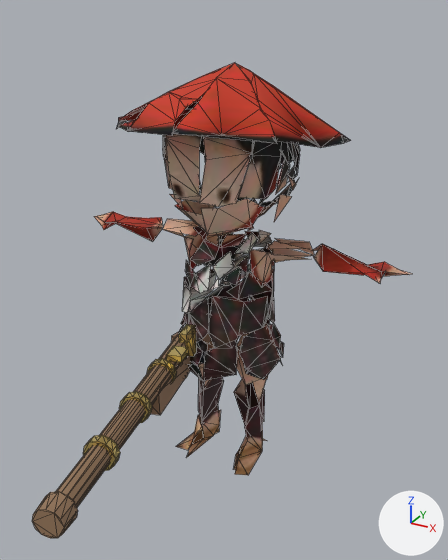
The glTF model assets/hisha_red_idle.glb: old version first, new version second.
Camera for both pictures: a 50 mm lens placed at (0.521, -0.803, 0.778), pointed at (0.113, -0.06, 0.407). Lighting does not change. The marker at lower right points along +X, +Y and +Z. The picture after the commit comes second. Mesh edges are drawn as thin lines. Where no turn or scale is listed for an object, it has been applied to the vertices. Vertices at exactly the same position are counted once.

Objects in the first picture: 'hisha_red_hi'.
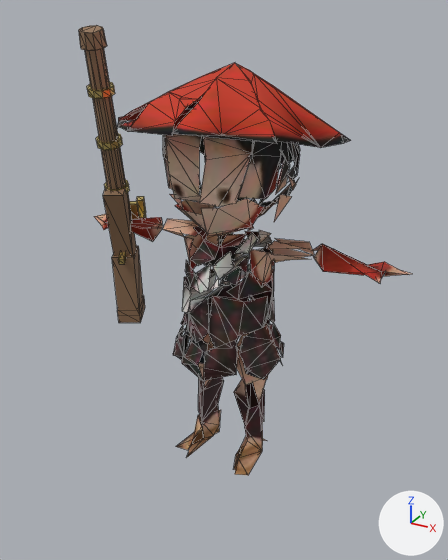
The newer file is also turned or shifted as a whole; pictures and numbers use the older file's frame.

The change, as a list of edits to the scene's bpy script:
```text
Add mat_gun_red_stock:
    mat_gun_red_stock = principled_material('gun_red_stock')
    mat_gun_red_stock.base_color = (0.26, 0.15, 0.08)  # brown #8b6c50
    mat_gun_red_stock.roughness = 0.72
Change me_hisha_red_hi:
    used by ob_hisha_red_hi; location = (0.059, 0.061, -0.004)
    remove me_hisha_red_hi.from_pydata(...)  # 1005 vertices, 904 faces; spans x -0.295..0.299, y -0.51..0.182, z 0.004..0.707
    add me_hisha_red_hi.from_pydata(...)  # 985 vertices, 864 faces; spans x -0.295..0.299, y -0.179..0.182, z 0.004..0.758
    me_hisha_red_hi part 1: the loose piece of 8 vertices spanning x -0.029..-0.007, y -0.136..-0.096, z 0.29..0.308 is multiplied about its middle by the matrix ((0.864, 0.087, -0.375), (0.315, 0.367, 0.813), (0.22, -0.868, 0.306)), then moved by (-0.198, 0.164, 0.141)
    me_hisha_red_hi part 2: the loose piece of 8 vertices spanning x -0.043..-0.009, y -0.152..-0.113, z 0.26..0.274 is multiplied about its middle by the matrix ((0.864, 0.087, -0.375), (0.315, 0.367, 0.813), (0.22, -0.868, 0.306)), then moved by (-0.187, 0.146, 0.175)
    me_hisha_red_hi part 3: the loose piece of 8 vertices spanning x -0.062..-0.047, y -0.08..-0.065, z 0.183..0.213 is multiplied about its middle by the matrix ((0.864, 0.087, -0.375), (0.315, 0.367, 0.813), (0.22, -0.868, 0.306)), then moved by (-0.151, 0.042, 0.169)
    me_hisha_red_hi part 4: a new loose piece of 20 vertices spanning x -0.208..-0.167, y -0.11..-0.067, z 0.724..0.758, in mat_gun_red_barrel (brown #957659)
    me_hisha_red_hi part 5: a new loose piece of 20 vertices spanning x -0.216..-0.173, y -0.091..-0.047, z 0.653..0.676, in mat_gun_red_gold (yellow #edd481)
    me_hisha_red_hi part 6: a new loose piece of 20 vertices spanning x -0.225..-0.182, y -0.069..-0.025, z 0.568..0.591, in mat_gun_red_gold (yellow #edd481)
    me_hisha_red_hi part 7: a new loose piece of 20 vertices spanning x -0.234..-0.191, y -0.047..-0.003, z 0.483..0.506, in mat_gun_red_gold (yellow #edd481)
    me_hisha_red_hi part 8: the loose piece of 24 vertices spanning x -0.007..0.04, y -0.39..-0.366, z 0.237..0.283 is deleted
    me_hisha_red_hi part 9: the loose piece of 24 vertices spanning x -0.033..0.014, y -0.281..-0.258, z 0.231..0.277 is deleted
    me_hisha_red_hi part 10: the loose piece of 24 vertices spanning x 0.019..0.066, y -0.51..-0.474, z 0.244..0.287 is deleted
    me_hisha_red_hi part 11: the loose piece of 8 vertices spanning x -0.031..-0.012, y -0.109..-0.088, z 0.253..0.302 is deleted
    me_hisha_red_hi part 12
    42 vertices are removed from x -0.062..0.06, y -0.502..-0.048, z 0.213..0.282
    94 faces are deleted
    22 vertices move from x -0.112..-0.024, y -0.159..0.082, z 0.16..0.258 to x -0.251..-0.186, y -0.035..0.038, z 0.23..0.42
    30 vertices are added at x -0.249..-0.172, y -0.104..0.06, z 0.352..0.747
    32 new faces join them, mat_gun_red_barrel (brown #957659)
    22 new faces join them, mat_gun_red_stock (brown #8b6c50)
    12 new faces join them, mat_gun_red_gold (yellow #edd481)
    me_hisha_red_hi part 13: 14 faces spanning x -0.251..-0.186, y -0.035..0.038, z 0.23..0.26 switch from mat_gun_red_wood (brown #906f55) to mat_gun_red_stock (brown #8b6c50)
    other edits to the shape of me_hisha_red_hi do not show in these pictures
```

Pixel boxes [x1, y1, x2, y2] of what changed, in the pictures (448 x 560 px; the box of a moved part takes in the faces that stretch with it):
'hisha_red_hi', reshaped (12% narrower)
    before: [32, 63, 411, 538]
    after: [79, 25, 411, 475]
part 1 of me_hisha_red_hi, moved or reshaped
    before: [179, 325, 194, 343]
    after: [136, 196, 146, 214]
part 2 of me_hisha_red_hi, moved or reshaped
    before: [166, 346, 189, 362]
    after: [130, 201, 140, 219]
part 3 of me_hisha_red_hi, moved or reshaped (not visible before)
    after: [118, 252, 126, 264]
part 4 of me_hisha_red_hi, added (brown)
    after: [79, 25, 107, 51]
part 5 of me_hisha_red_hi, added
    after: [87, 82, 115, 99]
part 6 of me_hisha_red_hi, added
    after: [96, 133, 123, 150]
part 7 of me_hisha_red_hi, added
    after: [104, 180, 129, 194]
part 8 of me_hisha_red_hi, deleted (yellow)
    before: [83, 435, 120, 471]
part 9 of me_hisha_red_hi, deleted
    before: [120, 391, 152, 423]
part 10 of me_hisha_red_hi, deleted (brown)
    before: [32, 491, 78, 538]
part 11 of me_hisha_red_hi, deleted
    before: [186, 325, 197, 356]
part 12 of me_hisha_red_hi, moved or reshaped
    before: [56, 334, 191, 507]
    after: [85, 48, 146, 310]
part 13 of me_hisha_red_hi, recoloured
    before: [172, 332, 210, 366]
    after: [117, 296, 145, 323]
